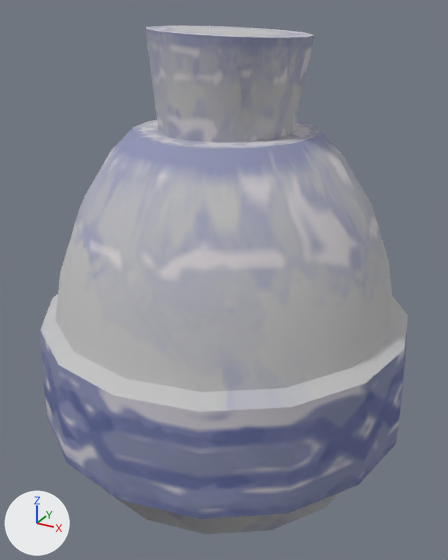
The glTF model kits/reject/FantasyProps_glTF_1k/Potion_1.glb as it was, and as the next commit left it.
Before and after are seen from a 50 mm lens placed at (0.0587, -0.1072, 0.1015), pointed at (0.0, -0.0005, 0.0481). Every picture has the same lights, and +X, +Y and +Z are marked at lower left. The first picture is the older version. Where no turn or scale is listed for an object, it has been applied to the vertices. Vertices at exactly the same position are counted once.

Before the edit, the objects in view are built like this:
```python
mat_potion_1 = principled_material('Potion_1')
mat_potion_1.texture = img_t_trim_props_basecolor_png
mat_potion_1.roughness = 1.0
me_mesh_0 = bpy.data.meshes.new('Mesh_0')
me_mesh_0.from_pydata(...)  # 224 vertices, 440 faces; spans x -0.0399..0.0399, y -0.0399..0.0399, z 0.0..0.0983
me_mesh_0.materials.append(mat_potion_1)  # picture img_t_trim_props_basecolor_png
ob_potion_1 = bpy.data.objects.new('Potion_1', me_mesh_0)
ob_potion_1.location = (0.0, 0.0, 0.0)
```
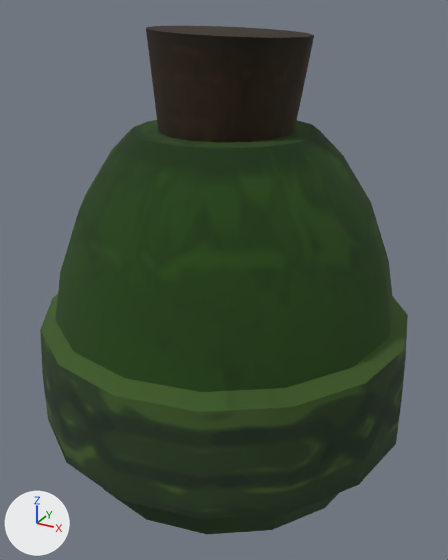
The change, as a diff of the scene's bpy script:
```diff
--- a/kits/reject/FantasyProps_glTF_1k/Potion_1.glb.py
+++ b/kits/reject/FantasyProps_glTF_1k/Potion_1.glb.py
@@ mat_potion_1 @@
 n1 = _N.new('ShaderNodeOutputMaterial'); n1.name = 'Material Output'
+n3 = _N.new('ShaderNodeMix'); n3.name = 'Mix'
+n3.data_type = 'RGBA'
+n3.blend_type = 'MULTIPLY'
+n3.inputs[0].default_value = 1.0  # 'Factor'
+n4 = _N.new('ShaderNodeVertexColor'); n4.name = 'Color Attribute'
 n2 = _N.new('ShaderNodeTexImage'); n2.name = 'Image Texture'
@@ mat_potion_1 @@
 n0 = _N.new('ShaderNodeBsdfPrincipled'); n0.name = 'Principled BSDF'
 _L.new(n0.outputs[0], n1.inputs[0])  # 'BSDF' to 'Surface'
-_L.new(n2.outputs[0], n0.inputs[0])  # 'Color' to 'Base Color'
+_L.new(n3.outputs[2], n0.inputs[0])  # 'Result' to 'Base Color'
+_L.new(n4.outputs[0], n3.inputs[7])  # 'Color' to 'B'
+_L.new(n2.outputs[0], n3.inputs[6])  # 'Color' to 'A'
@@ me_mesh_0 @@
 me_mesh_0.from_pydata(...)  # 224 vertices, 440 faces; spans x -0.0399..0.0399, y -0.0399..0.0399, z 0.0..0.0983
 # used by ob_potion_1; location = (0.0, 0.0, 0.0)
+# me_mesh_0 part 1: vertex colours changed
 me_mesh_0.materials.append(mat_potion_1)
```

Where the change shows, as pixel boxes (x1, y1, x2, y2) in the pictures (448 x 560 px):
'Potion_1', recoloured (darker): (40, 26, 408, 534) in both
